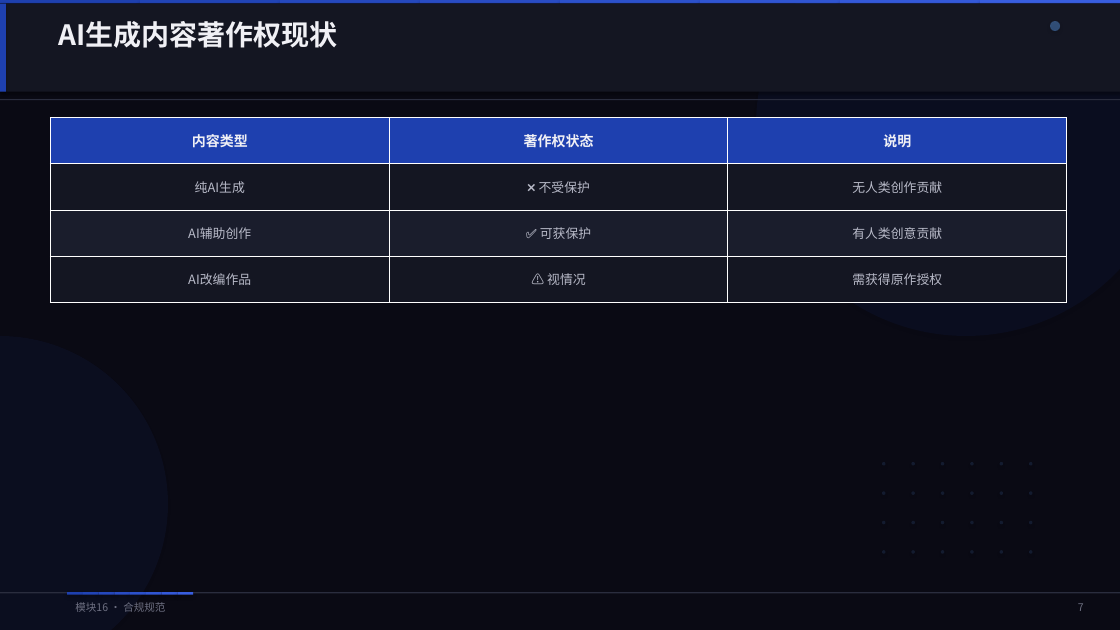
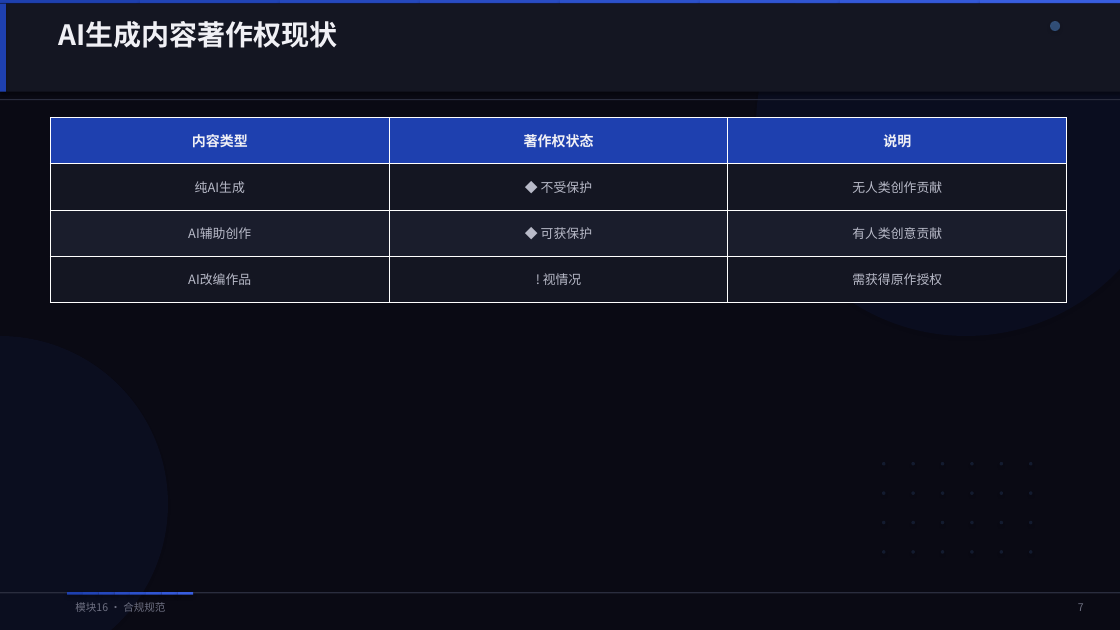
Before and after one commit to lichangjiang932-ship-it/ai-video-class, a slide deck: slide 8 of AI漫剧制作课程/PPT课件/模块16-合规规范.pptx. Drawn at 1120x630 pixels with LibreOffice and Linux fonts; fonts in the diff are those of the drawing. Boxes give left, top, right and bottom in pixels: in the first picture for what was removed or moved away, otherwise in the second. Text is boxed around its words. In the diff, an @@ line names an element or a change of style, - is before the commit and + after.

```diff
--- a/AI漫剧制作课程/PPT课件/模块16-合规规范.pptx
+++ b/AI漫剧制作课程/PPT课件/模块16-合规规范.pptx
@@ table at (x1=50, y1=118, x2=1066, y2=302) @@
-row 2, column 2: ❌ 不受保护
+row 2, column 2: ◆ 不受保护
-row 3, column 2: ✅ 可获保护
+row 3, column 2: ◆ 可获保护
-row 4, column 2: ⚠️ 视情况
+row 4, column 2: ! 视情况
```
Also in this commit, not shown: 3 other slides changed, 28 other files.
